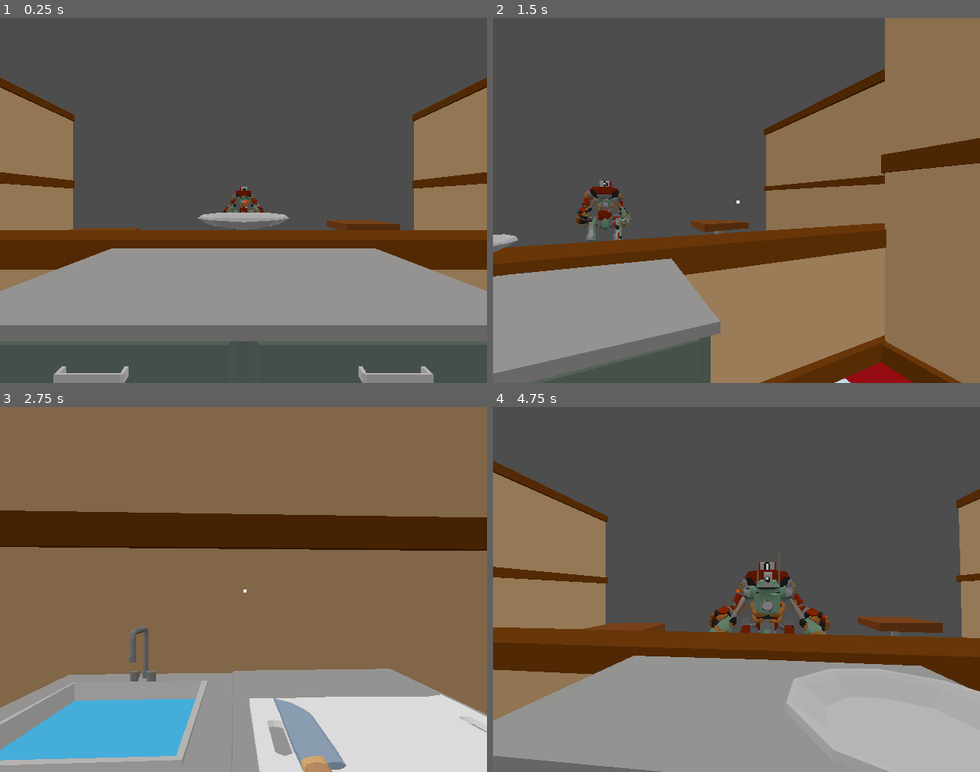
Above: before the commit, frames 1-4 (two rows, left to right).
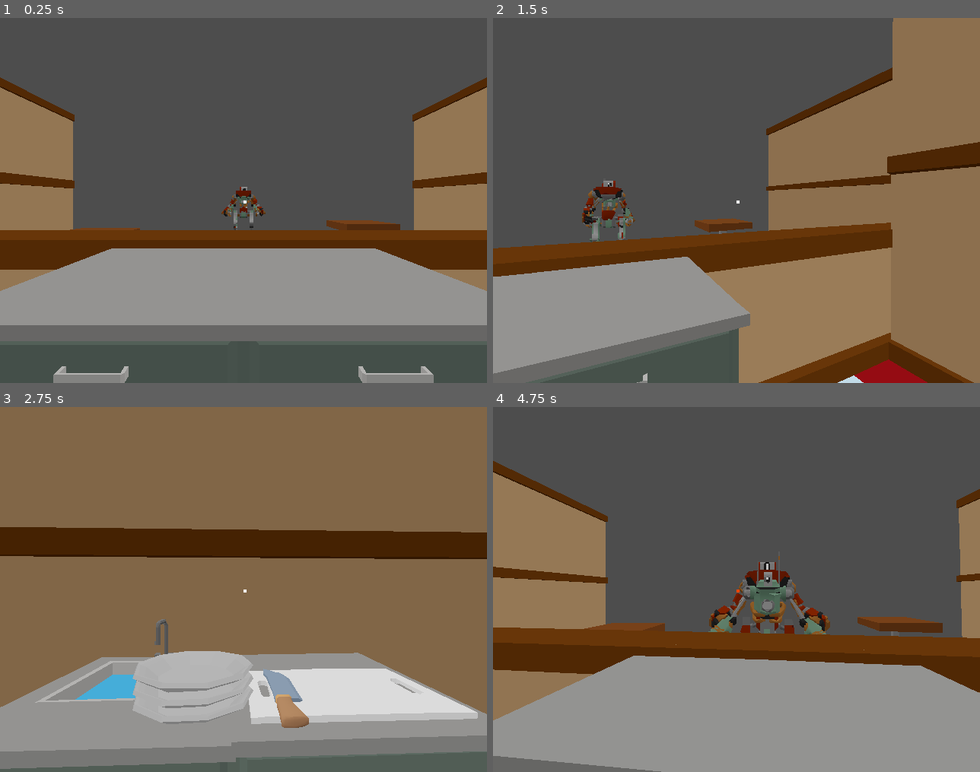
Above: after the commit, the same moments.

Repository: connor-lennox/DemoDisk
Game: Godot game, scene res://scenes/level/level_scene.tscn
Same seed, same stepped clock (60 frames per second), same inputs: the game is played once before the commit and once after it. This scene is started directly instead of the project's main scene.
Inputs (mouse positions are in pixels of both pictures, inside the frame that each line leads up to):
- Up to frame 1 (0.25 s): no input
- Up to frame 2 (1.5 s): tap Enter (ui_accept) at 0.5, 0.77, 0.8, 1.07, 1.25, 1.35 s; move the mouse to (760, 200) at 0.52 s; hold Right (ui_right) 0.53-1.28 s; click (760, 200) at 0.6 s; move the mouse to (712, 200) at 1.27 s; hold Left (ui_left) from 1.28 s (still down)
- Up to frame 3 (2.75 s): tap Enter (ui_accept) at 1.52, 1.82, 2.3 s; click (219, 589) at 1.55 s; move the mouse to (253, 582) at 2.02 s; release Left (ui_left) at 2.03 s; hold Right (ui_right) from 2.03 s (still down); click (253, 582) at 2.1 s
- Up to frame 4 (4.75 s): tap Enter (ui_accept) at 2.75, 3.02, 3.32, 3.5, 3.6, 3.77, 4.07, 4.52 s; move the mouse to (731, 596) at 2.77 s; click (731, 596) at 2.85 s; move the mouse to (775, 593) at 3.52 s; release Right (ui_right) at 3.53 s; hold Left (ui_left) from 3.53 s (still down); move the mouse to (697, 585) at 4.27 s; click (697, 585) at 4.35 s

The runs differ from the first frame. In frame 1, 0.5% of the frame differs, in the area x 40-60%, y 50-58%; in frame 2, 5.3%; in frame 3, 30%, in the area x 0-100%, y 28-100%; in frame 4, 7.8%.

Commit message:
dirty plates returned to sink

Diff:
--- a/nodes/customers/customer_manager.gd
+++ b/nodes/customers/customer_manager.gd
@@ -4,6 +4,8 @@
 const LINE_SPACING = 1.3
 const BACK_OF_LINE = 10
 const WALK_FORWARD_DELAY = 1
+
+signal customer_satisfied
 
 var entrees = [
 	preload("res://nodes/customers/order_items/burger_cheese_order_item.tres"),
@@ -37,6 +39,7 @@
 		return
 
 	_remove_customer(customer)
+	customer_satisfied.emit()
 
 	await get_tree().create_timer(WALK_FORWARD_DELAY).timeout
 	for i in range(len(customers)):
--- a/nodes/objects/sink/sink.gd
+++ b/nodes/objects/sink/sink.gd
@@ -4,6 +4,10 @@
 
 const MAX_PLATES = 3
 const CLEAN_TIME = 2
+
+var plate_scene = preload("res://items/plate_item.tscn")
+
+@export var starting_plates = 3
 
 @onready var faucet_particles = $FaucetParticles
 @onready var splash_particles = $SplashParticles
@@ -17,6 +21,10 @@
 
 var cleaning: bool = false
 var clean_timer: float = 0
+
+func _ready():
+	for i in range(starting_plates):
+		generate_clean_plate()
 
 func _process(delta):
 	if not cleaning:
@@ -44,14 +52,15 @@
 func interact(player: Player):
 	if player.currently_held_item == null:
 		# Try and take things out of the sink, or wash things if they're dirty
+		# If there are clean plates, we can take one out instead
+		if len(clean_plates) > 0:
+			await _give_item_to_player(player)
+			return true
+
+		# If not, start cleaning
 		if len(dirty_plates) > 0 and not cleaning:
 			print("%s started washing the items in %s" % [player, self])
 			_start_cleaning()
-			return true
-
-		# If there are clean plates, we can take one out instead
-		if len(clean_plates) > 0:
-			await _give_item_to_player(player)
 			return true
 	else:
 		# Try and put a dirty plate into the sink
@@ -60,6 +69,32 @@
 			return true
 
 	return false
+
+
+## Used to generate a dirty plate, for when one is "returned" by a customer
+func generate_dirty_plate():
+	if len(dirty_plates) < MAX_PLATES:
+		var new_plate = plate_scene.instantiate()
+		dirty_plates.append(new_plate)
+		add_child(new_plate)
+		var holder = dirty_plate_holders[len(dirty_plates) - 1]
+		new_plate.global_position = holder.global_position
+		new_plate.global_rotation = holder.global_rotation
+		new_plate.call_deferred("set", "dirty", true)
+		new_plate.call_deferred("set", "interactable", false)
+		new_plate.put_down()
+
+
+## Used to generate a clean plate, for setup
+func generate_clean_plate():
+	var new_plate = plate_scene.instantiate()
+	clean_plates.append(new_plate)
+	add_child(new_plate)
+	new_plate.global_position = clean_plate_holder.global_position + Vector3.UP * 0.05 * (len(clean_plates)-1)
+	new_plate.global_rotation = Vector3.ZERO
+	new_plate.call_deferred("set", "dirty", false)
+	new_plate.call_deferred("set", "interactable", false)
+	new_plate.put_down()
 
 
 func _start_cleaning():
--- a/scenes/level/level_scene.gd
+++ b/scenes/level/level_scene.gd
@@ -1,8 +1,21 @@
 extends Node3D
 
+const PLATE_RETURN_TIME = 10
+
 @onready var customer_manager: CustomerManager = $CustomerManager
+
+@onready var sink = $Restaurant/Stations/SinkStation/Sink
 
 # Called when the node enters the scene tree for the first time.
 func _ready():
 	customer_manager.spawn_customer()
 	customer_manager.spawn_customer()
+
+
+func _order_completed():
+	_wait_and_return_plate()
+
+
+func _wait_and_return_plate():
+	await get_tree().create_timer(PLATE_RETURN_TIME).timeout
+	sink.generate_dirty_plate()
--- a/scenes/level/level_scene.tscn
+++ b/scenes/level/level_scene.tscn
@@ -1,11 +1,10 @@
-[gd_scene load_steps=7 format=3 uid="uid://dgs68t5c8jjj0"]
+[gd_scene load_steps=6 format=3 uid="uid://dgs68t5c8jjj0"]
 
 [ext_resource type="Script" path="res://scenes/level/level_scene.gd" id="1_4sww3"]
 [ext_resource type="PackedScene" uid="uid://bc7fw6ecvwcv6" path="res://scenes/restaurant.tscn" id="1_o5324"]
 [ext_resource type="PackedScene" uid="uid://vi5ydb7g6j2x" path="res://nodes/player/player.tscn" id="2_7h5sr"]
 [ext_resource type="PackedScene" uid="uid://dswwd02hmgwf" path="res://ui/player_crosshair.tscn" id="3_ejqch"]
 [ext_resource type="Script" path="res://nodes/customers/customer_manager.gd" id="4_2v1mk"]
-[ext_resource type="PackedScene" uid="uid://duxcdv8q4kaw" path="res://items/plate_item.tscn" id="6_kgxja"]
 
 [node name="level_scene" type="Node3D"]
 script = ExtResource("1_4sww3")
@@ -23,5 +22,4 @@
 transform = Transform3D(1, 0, 0, 0, 1, 0, 0, 0, 1, 0, 0, -0.8)
 script = ExtResource("4_2v1mk")
 
-[node name="PlateItem" parent="." instance=ExtResource("6_kgxja")]
-transform = Transform3D(1, 0, 0, 0, 1, 0, 0, 0, 1, 0, 1.8572, 1.11035)
+[connection signal="customer_satisfied" from="CustomerManager" to="." method="_order_completed"]
--- a/scenes/restaurant.tscn
+++ b/scenes/restaurant.tscn
@@ -96,7 +96,7 @@
 script = ExtResource("3_7pihg")
 
 [node name="PlayerPosition" type="Node3D" parent="Stations/OvenStation"]
-transform = Transform3D(-4.37114e-08, 0, 1, 0, 1, 0, -1, 0, -4.37114e-08, 0.185565, 2.1, 0)
+transform = Transform3D(-4.37114e-08, 0, 1, 0, 1, 0, -1, 0, -4.37114e-08, 0.314268, 2.1, 0)
 
 [node name="Oven" parent="Stations/OvenStation" instance=ExtResource("5_w7kgg")]
 transform = Transform3D(-4.37114e-08, 0, 1, 0, 1, 0, -1, 0, -4.37114e-08, -1, 0, 0.5)
@@ -142,7 +142,7 @@
 script = ExtResource("3_7pihg")
 
 [node name="PlayerPosition" type="Node3D" parent="Stations/SinkStation"]
-transform = Transform3D(1.19249e-08, 0, -1, 0, 1, 0, 1, 0, 1.19249e-08, 0, 2.1, 0)
+transform = Transform3D(1.19249e-08, 0, -1, 0, 1, 0, 1, 0, 1.19249e-08, -0.38939, 2.1, 0)
 
 [node name="CuttingBoard" parent="Stations/SinkStation" instance=ExtResource("4_vsbeb")]
 transform = Transform3D(-4.37114e-08, 0, -1, 0, 1, 0, 1, 0, -4.37114e-08, 1, 0, 0.5)
